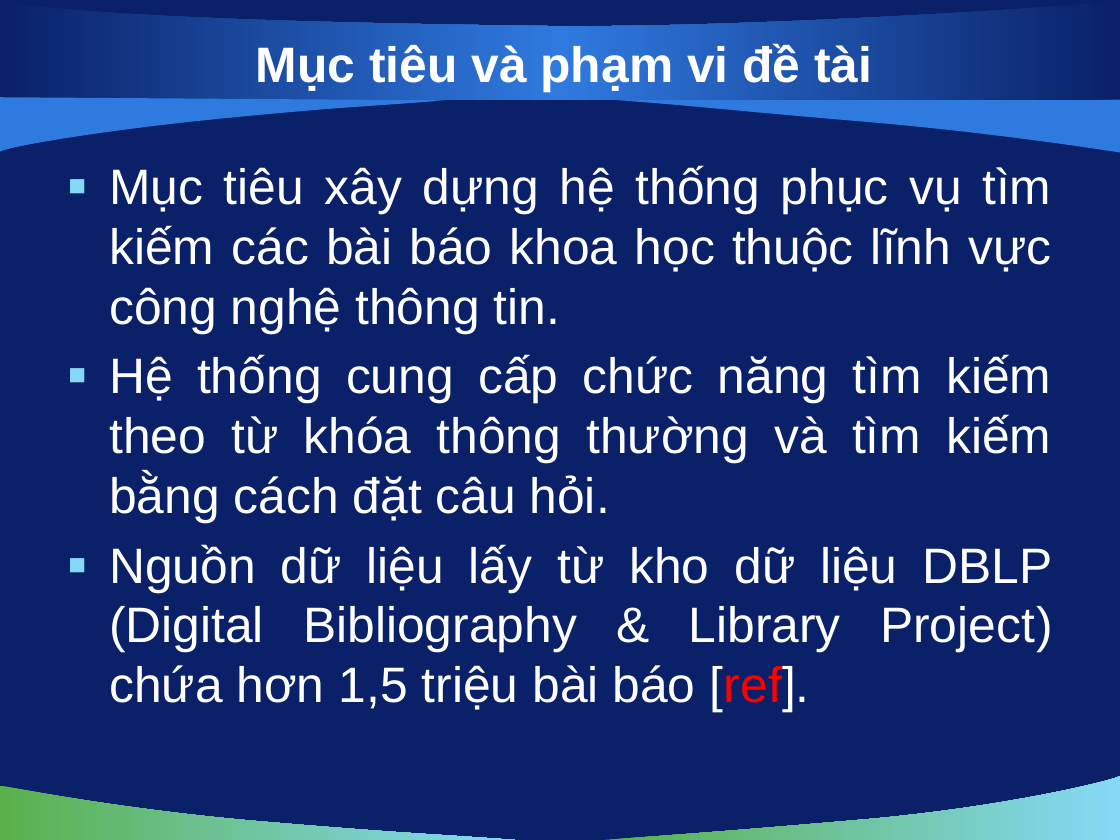
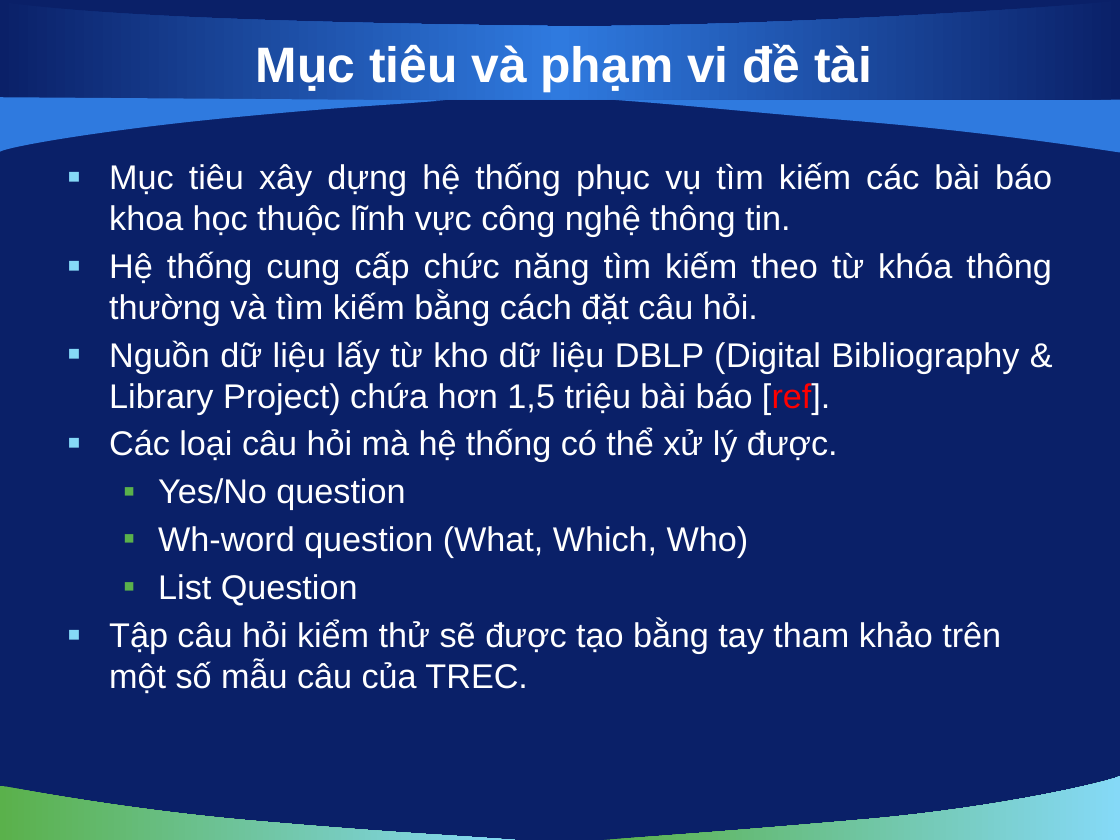
Before and after one commit to hungntit/filnalproject, a slide deck: slide 4 of De Cuong/bao cao luan van/slide 0.2.pptx (slide 5 before the commit). Drawn at 1120x840 pixels with LibreOffice and Linux fonts; fonts in the diff are those of the drawing; background and template pictures are left out. Boxes give left, top, right and bottom in pixels: in the first picture for what was removed or moved away, otherwise in the second. Text is boxed around its words. In the diff, an @@ line names an element or a change of style, - is before the commit and + after.

```diff
--- a/De Cuong/bao cao luan van/slide 0.2.pptx
+++ b/De Cuong/bao cao luan van/slide 0.2.pptx
@@ text at [109, 162, 1052, 414]: size 32 to 22 pt in "Mục tiêu xây dựng hệ thống phục ...", "Hệ thống cung cấp chức năng tìm ...", "Nguồn dữ liệu lấy từ kho dữ ..."; less space between paragraphs @@
@@ text at [109, 428, 1001, 694]: paragraphs added @@
+▪ Các loại câu hỏi mà hệ thống có thể xử lý được.
+  ▪ Yes/No question
+  ▪ Wh-word question (What, Which, Who)
+  ▪ List Question
+▪ Tập câu hỏi kiểm thử sẽ được tạo bằng tay tham khảo trên một số mẫu câu của TREC.
```
Also in this commit, not shown: 5 other slides changed, 4 slides added, 5 slides removed, 1 other file.
